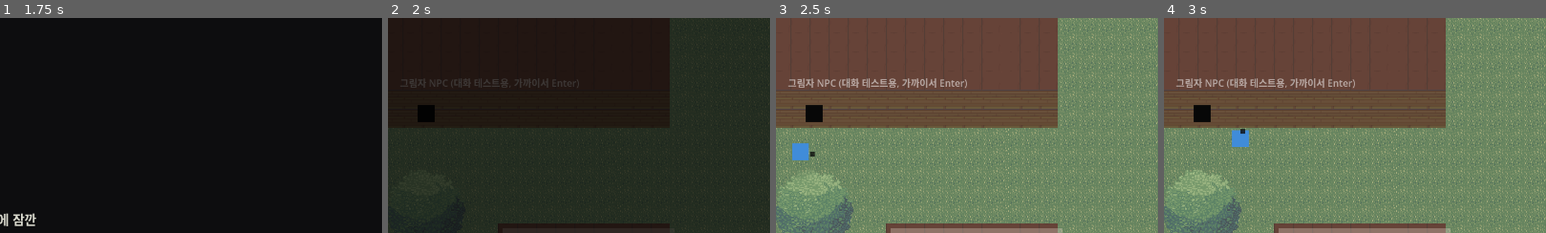
Above: before the commit, frames 1-4 (left to right).
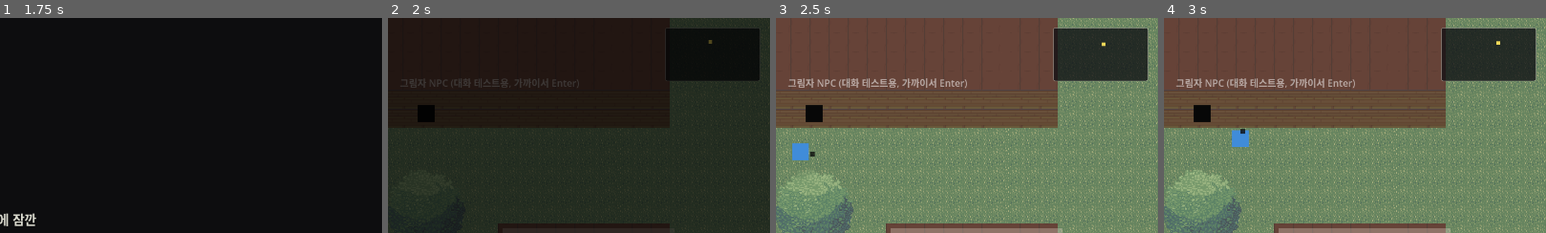
Above: after the commit, the same moments.

Repository: YGseok/ProjectS
Game: Godot game, scene res://scenes/chapter1_intro.tscn
Two runs of this game, one before a commit and one after it. Both use one fixed random seed, a clock stepped at 60 frames per second and the inputs below.
Inputs (mouse positions are % of the whole screen's width and height, from its top left):
- Up to frame 1 (1.75 s): tap Enter (ui_accept) at 0.5, 0.6, 0.77, 1.07, 1.52, 1.55 s; move the mouse to (72, 45) at 0.52 s; hold Right (ui_right) 0.53-1.28 s; click (72, 45) at 0.67 s; move the mouse to (30, 55) at 1.27 s; hold Down (ui_down) from 1.28 s (still down); tap 1 at 1.35 s
- Up to frame 2 (2 s): keep holding Down (ui_down); tap Enter (ui_accept) at 1.82 s
- Up to frame 3 (2.5 s): move the mouse to (60, 28) at 2.02 s; release Down (ui_down) at 2.03 s; hold Right (ui_right) from 2.03 s (still down); tap 2 at 2.1 s; tap Enter (ui_accept) at 2.3 s
- Up to frame 4 (3 s): move the mouse to (45, 70) at 2.77 s; release Right (ui_right) at 2.78 s; hold Up (ui_up) from 2.78 s (still down); tap 3 at 2.85 s; click (45, 70) at 2.92 s
The pictures show only the part of the screen within x 50-100%, y 0-50%; the shares and areas given below are measured in that part.

Frame 1 is identical in both runs. In frame 2, 5.6% of the frame differs, in the area x 73-98%, y 4-30%; in frame 3, 6.1%, in the area x 72-98%, y 4-30%; in frame 4, 6.1%.

Commit message:
v0.21: 미니맵 추가
새 오토로드 Minimap - 화면 우상단에 자유 이동 맵 범위 대비 플레이어
위치를 점으로 표시. chapter1_real.tscn(신규 진입 스크립트)/
chapter1_dream_entry.gd 진입 시 켜지고, intro_sequence.gd(프롤로그)/
chapter1_end.gd(종료 화면)에서 꺼짐. ChapterTitleCard.is_active()도
확인해서 "1장"/"1장 종료" 타이틀 전환 순간엔 자유 이동 씬 안에서도
자동으로 같이 숨음. 신규 테스트 test_minimap.gd(10개 어서션). 전체
24종 + QA 7개 씬 재통과.

Co-Authored-By: Claude Sonnet 5 <noreply@anthropic.com>

Diff:
--- a/project.godot
+++ b/project.godot
@@ -18,6 +18,7 @@
 ItemPopup="*res://scenes/common/ItemPopup.tscn"
 DebugWarp="*res://scenes/common/DebugWarp.tscn"
 ChapterTitleCard="*res://scenes/common/ChapterTitleCard.tscn"
+Minimap="*res://scenes/common/Minimap.tscn"
 
 [display]
 
--- a/scenes/chapter1_real.tscn
+++ b/scenes/chapter1_real.tscn
@@ -13,6 +13,7 @@
 [ext_resource type="Shader" path="res://shaders/occlusion_reveal.gdshader" id="11_reveal_shader"]
 [ext_resource type="Script" path="res://scripts/occlusion_reveal_manager.gd" id="12_reveal_manager"]
 [ext_resource type="Script" path="res://scripts/scenery_flavor.gd" id="22_scenery"]
+[ext_resource type="Script" path="res://scripts/chapter1_real_entry.gd" id="23_real_entry"]
 
 [sub_resource type="LabelSettings" id="LabelSettings_title"]
 font_size = 18
@@ -30,6 +31,7 @@
 font_color = Color(0.95, 0.85, 0.35, 0.9)
 
 [node name="Chapter1Real" type="Node2D"]
+script = ExtResource("23_real_entry")
 
 [node name="Background" type="TileMapLayer" parent="."]
 tile_set = ExtResource("5_tileset")
--- /dev/null
+++ b/scenes/common/Minimap.tscn
@@ -0,0 +1,35 @@
+[gd_scene load_steps=3 format=3 uid="uid://minimap_scene"]
+
+[ext_resource type="Script" path="res://scripts/minimap.gd" id="1_script"]
+
+[sub_resource type="StyleBoxFlat" id="StyleBoxFlat_box"]
+bg_color = Color(0.05, 0.05, 0.07, 0.75)
+border_width_left = 1
+border_width_top = 1
+border_width_right = 1
+border_width_bottom = 1
+border_color = Color(0.8, 0.8, 0.75, 0.6)
+corner_radius_top_left = 4
+corner_radius_top_right = 4
+corner_radius_bottom_right = 4
+corner_radius_bottom_left = 4
+
+[node name="Minimap" type="CanvasLayer" groups=["minimap"]]
+layer = 40
+script = ExtResource("1_script")
+
+[node name="Panel" type="Panel" parent="."]
+anchor_left = 1.0
+anchor_right = 1.0
+offset_left = -176.0
+offset_top = 16.0
+offset_right = -16.0
+offset_bottom = 106.0
+theme_override_styles/panel = SubResource("StyleBoxFlat_box")
+
+[node name="PlayerDot" type="ColorRect" parent="Panel"]
+offset_left = 77.0
+offset_top = 42.0
+offset_right = 83.0
+offset_bottom = 48.0
+color = Color(0.95, 0.85, 0.35, 1)
--- a/scripts/chapter1_dream_entry.gd
+++ b/scripts/chapter1_dream_entry.gd
@@ -1,10 +1,13 @@
 extends Node2D
-## 챕터 1 꿈 진입 처리 — 첫 방문에만 "1장 시작" 타이틀 카드를 띄운다
-## (사람 피드백, 2026-09-09: "첫 꿈 들어간 후 1챕터 타이틀이 뜨고").
+## 챕터 1 꿈 진입 처리 — 첫 방문에만 "1장 시작" 타이틀 카드를 띄우고
+## (사람 피드백, 2026-09-09: "첫 꿈 들어간 후 1챕터 타이틀이 뜨고"),
+## 미니맵을 켠다(2026-09-14: "미니맵도 일단 추가해보자"). 자유 이동이
+## 가능한 씬이라 미니맵은 매번 켜지만, 타이틀 카드는
 ## `Chapter1Progress.chapter_started`로 "처음"인지 판단해서 재방문(예:
 ## 개발자 치트로 되돌아오는 경우)에는 중복으로 뜨지 않게 한다.
 
 func _ready() -> void:
+	Minimap.show_map(Rect2(Vector2.ZERO, Vector2(1280, 720)))
 	if Chapter1Progress.chapter_started:
 		return
 	Chapter1Progress.chapter_started = true
--- a/scripts/chapter1_end.gd
+++ b/scripts/chapter1_end.gd
@@ -7,9 +7,17 @@
 ## 후... 일상 플레이" 항목 참고 — 새 콘텐츠가 필요해서 이번엔 순수 구조
 ## 연결만 함).
 
+## 자유 이동이 없는 정적 화면이라 미니맵을 끈다(사람 피드백, 2026-09-14
+## "챕터 전환이나 나레이션 같이, 플레이 불가능한 시점에서는 표시되지
+## 않는다") — 오토로드라 이전 씬에서 켜져 있었을 수 있어서 명시적으로
+## 꺼야 한다.
+
 const NEXT_SCENE := "res://scenes/chapter1_real.tscn"
 
 var _continued := false
+
+func _ready() -> void:
+	Minimap.hide_map()
 
 func _process(_delta: float) -> void:
 	if _continued:
--- /dev/null
+++ b/scripts/chapter1_real_entry.gd
@@ -0,0 +1,7 @@
+extends Node2D
+## 챕터 1 현실 파트 진입 처리 — 미니맵을 켠다(사람 피드백, 2026-09-14:
+## "미니맵도 일단 추가해보자. 우상단에 항상 떠있도록 한다"). 자유 이동이
+## 가능한 씬이라 진입하는 즉시 표시한다.
+
+func _ready() -> void:
+	Minimap.show_map(Rect2(Vector2.ZERO, Vector2(1280, 720)))
--- a/scripts/intro_sequence.gd
+++ b/scripts/intro_sequence.gd
@@ -15,6 +15,11 @@
 ## 으로 글자가 순차적으로 나타난다(2026-09-08 추가). 순수 시각 효과라
 ## 진행 로직과는 무관 — 타이핑 도중에 ui_accept를 눌러도 그냥 다음
 ## 줄로 넘어갈 뿐, 별도의 "타이핑 완료" 단계는 없다.
+##
+## 자유 이동이 없는 순수 나레이션 파트라 미니맵을 끈다(사람 피드백,
+## 2026-09-14 "챕터 전환이나 나레이션 같이, 플레이 불가능한 시점에서는
+## 표시되지 않는다") — 오토로드라 이전 씬에서 켜져 있었을 수 있어서
+## 명시적으로 꺼야 한다.
 
 const CHARS_PER_SECOND := 40.0
 const NEXT_SCENE := "res://scenes/chapter1_real.tscn"
@@ -35,6 +40,7 @@
 var _finished := false
 
 func _ready() -> void:
+	Minimap.hide_map()
 	_show_line(0)
 
 func _process(delta: float) -> void:
--- /dev/null
+++ b/scripts/minimap.gd
@@ -0,0 +1,49 @@
+extends CanvasLayer
+## 미니맵 — 화면 우상단에 떠서 플레이어 위치를 보여준다(사람 피드백,
+## 2026-09-14: "미니맵도 일단 추가해보자. 우상단에 항상 떠있도록 한다.
+## 챕터 전환이나 나레이션 같이, 플레이 불가능한 시점에서는 표시되지
+## 않는다.").
+##
+## 자유 이동이 가능한 씬(chapter1_real.tscn/chapter1_dream.tscn)이 자기
+## 진입 스크립트의 _ready()에서 show_map(map_bounds)를 호출해서 켜고,
+## 맵 크기(map_bounds)에 맞춰 플레이어 점의 상대 위치를 계산한다.
+## 프롤로그/챕터 종료 화면처럼 자유 이동이 없는 씬은 hide_map()을
+## 불러서 끈다 — 오토로드라 안 그러면 이전 씬에서 켠 상태가 그대로
+## 남는다. `ChapterTitleCard`가 떠 있는 동안(챕터 시작/종료 전환
+## 순간)도 "플레이 불가능한 시점"이라 자동으로 같이 숨긴다.
+
+const MAP_SIZE := Vector2(160.0, 90.0)
+const DOT_SIZE := Vector2(6.0, 6.0)
+
+@onready var _panel: Panel = $Panel
+@onready var _dot: ColorRect = $Panel/PlayerDot
+
+var _map_bounds := Rect2(Vector2.ZERO, Vector2(1280, 720))
+var _showing := false
+
+func _ready() -> void:
+	_panel.visible = false
+
+func show_map(map_bounds: Rect2) -> void:
+	_map_bounds = map_bounds
+	_showing = true
+
+func hide_map() -> void:
+	_showing = false
+
+func is_showing() -> bool:
+	return _panel.visible
+
+func _process(_delta: float) -> void:
+	var should_show := _showing and not ChapterTitleCard.is_active()
+	_panel.visible = should_show
+	if not should_show:
+		return
+	var player: Node2D = get_tree().get_first_node_in_group("player")
+	if player == null:
+		return
+	var size: Vector2 = _map_bounds.size if _map_bounds.size != Vector2.ZERO else Vector2.ONE
+	var rel: Vector2 = (player.global_position - _map_bounds.position) / size
+	rel.x = clampf(rel.x, 0.0, 1.0)
+	rel.y = clampf(rel.y, 0.0, 1.0)
+	_dot.position = rel * MAP_SIZE - DOT_SIZE * 0.5
--- /dev/null
+++ b/tests/test_minimap.gd
@@ -0,0 +1,119 @@
+extends SceneTree
+## 자동 테스트 — 미니맵(scripts/minimap.gd, 2026-09-14 사람 피드백
+## "미니맵도 일단 추가해보자. 우상단에 항상 떠있도록 한다. 챕터 전환이나
+## 나레이션 같이, 플레이 불가능한 시점에서는 표시되지 않는다")이
+## 자유 이동 씬에서는 보이고, 나레이션/챕터 종료 화면에서는 숨겨지고,
+## 플레이어 위치에 따라 점이 움직이는지 검증한다.
+##
+## 실행: godot4 --headless --script res://tests/test_minimap.gd --path <project>
+
+var _all_passed := true
+
+func _initialize() -> void:
+	# 프롤로그(나레이션) — 미니맵이 꺼져 있어야 한다.
+	change_scene_to_file("res://scenes/chapter1_intro.tscn")
+	await process_frame
+	await process_frame
+
+	var minimap: Node = root.get_node_or_null("Minimap")
+	_assert(minimap != null, "Minimap 오토로드를 찾음")
+	if minimap == null:
+		_finish()
+		return
+	_assert(not minimap.is_showing(), "프롤로그(나레이션)에서는 미니맵이 숨겨짐")
+
+	# 챕터 1 현실(자유 이동) — 미니맵이 보여야 한다.
+	change_scene_to_file("res://scenes/chapter1_real.tscn")
+	await process_frame
+	await process_frame
+	_assert(minimap.is_showing(), "챕터 1 현실(자유 이동)에서는 미니맵이 보임")
+
+	var player: Node2D = get_first_node_in_group("player")
+	_assert(player != null, "player 그룹 노드를 찾음")
+	if player != null:
+		var dot: ColorRect = minimap.get_node("Panel/PlayerDot")
+		var pos_before: Vector2 = dot.position
+		await _move_one_tile("ui_right")
+		await _move_one_tile("ui_right")
+		await _move_one_tile("ui_right")
+		await process_frame
+		_assert(dot.position != pos_before,
+			"플레이어가 이동하면 미니맵의 점 위치도 바뀜, 전: %s 후: %s" % [pos_before, dot.position])
+
+	# 챕터 1 꿈(자유 이동) — 단, 처음 들어가는 방문이라 "1장" 챕터 시작
+	# 타이틀 카드가 곧바로 뜨므로("챕터 전환" 순간), 그동안은 미니맵도
+	# 같이 숨겨져 있는 게 맞는 동작이다(스크린샷이 아니라 아래에서 확인).
+	change_scene_to_file("res://scenes/chapter1_dream.tscn")
+	await process_frame
+	await process_frame
+
+	var title_card: Node = root.get_node_or_null("ChapterTitleCard")
+	_assert(title_card != null and title_card.is_active(), "첫 꿈 방문이라 타이틀 카드가 떠 있음")
+	_assert(not minimap.is_showing(), "타이틀 카드가 떠 있는 동안은 미니맵도 같이 숨겨짐")
+
+	# 타이틀이 사라지면 다시 보여야 한다.
+	await _send_action("ui_accept")
+	await process_frame
+	await process_frame
+	_assert(not title_card.is_active(), "타이틀 카드가 닫힘")
+	_assert(minimap.is_showing(), "타이틀 카드가 닫히면 미니맵이 다시 보임")
+
+	# 챕터 종료 화면 — 다시 숨겨져야 한다.
+	change_scene_to_file("res://scenes/chapter1_end.tscn")
+	await process_frame
+	await process_frame
+	_assert(not minimap.is_showing(), "챕터 종료 화면에서는 미니맵이 숨겨짐")
+
+	_finish()
+
+
+func _move_one_tile(action: String) -> void:
+	var player: Node2D = get_first_node_in_group("player")
+	var press := InputEventAction.new()
+	press.action = action
+	press.pressed = true
+	Input.parse_input_event(press)
+	var start_guard := 0
+	while not player._moving and start_guard < 10:
+		await process_frame
+		start_guard += 1
+	var release := InputEventAction.new()
+	release.action = action
+	release.pressed = false
+	Input.parse_input_event(release)
+	var move_guard := 0
+	while player._moving and move_guard < 60:
+		await process_frame
+		move_guard += 1
+
+
+func _send_action(action: String) -> void:
+	var press := InputEventAction.new()
+	press.action = action
+	press.pressed = true
+	Input.parse_input_event(press)
+	await process_frame
+	await process_frame
+	var release := InputEventAction.new()
+	release.action = action
+	release.pressed = false
+	Input.parse_input_event(release)
+	await process_frame
+	await process_frame
+
+
+func _assert(condition: bool, description: String) -> void:
+	if condition:
+		print("[TEST] PASS - %s" % description)
+	else:
+		printerr("[TEST] FAIL - %s" % description)
+		_all_passed = false
+
+
+func _finish() -> void:
+	if _all_passed:
+		print("[TEST] ALL PASSED")
+		quit(0)
+	else:
+		printerr("[TEST] SOME FAILED")
+		quit(1)
Not shown, added: scripts/chapter1_real_entry.gd.uid
Not shown, added: scripts/minimap.gd.uid
Not shown, added: tests/test_minimap.gd.uid
Not shown, changed: docs/CHANGELOG.md
Not shown, changed: docs/STATUS.md
Not shown, changed: docs/feedback/INBOX.md
